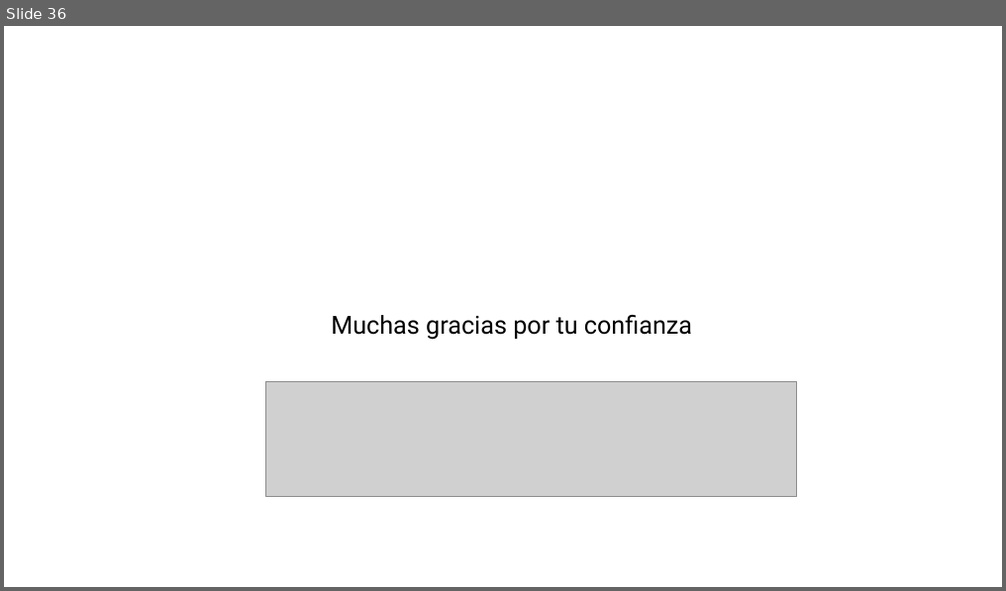
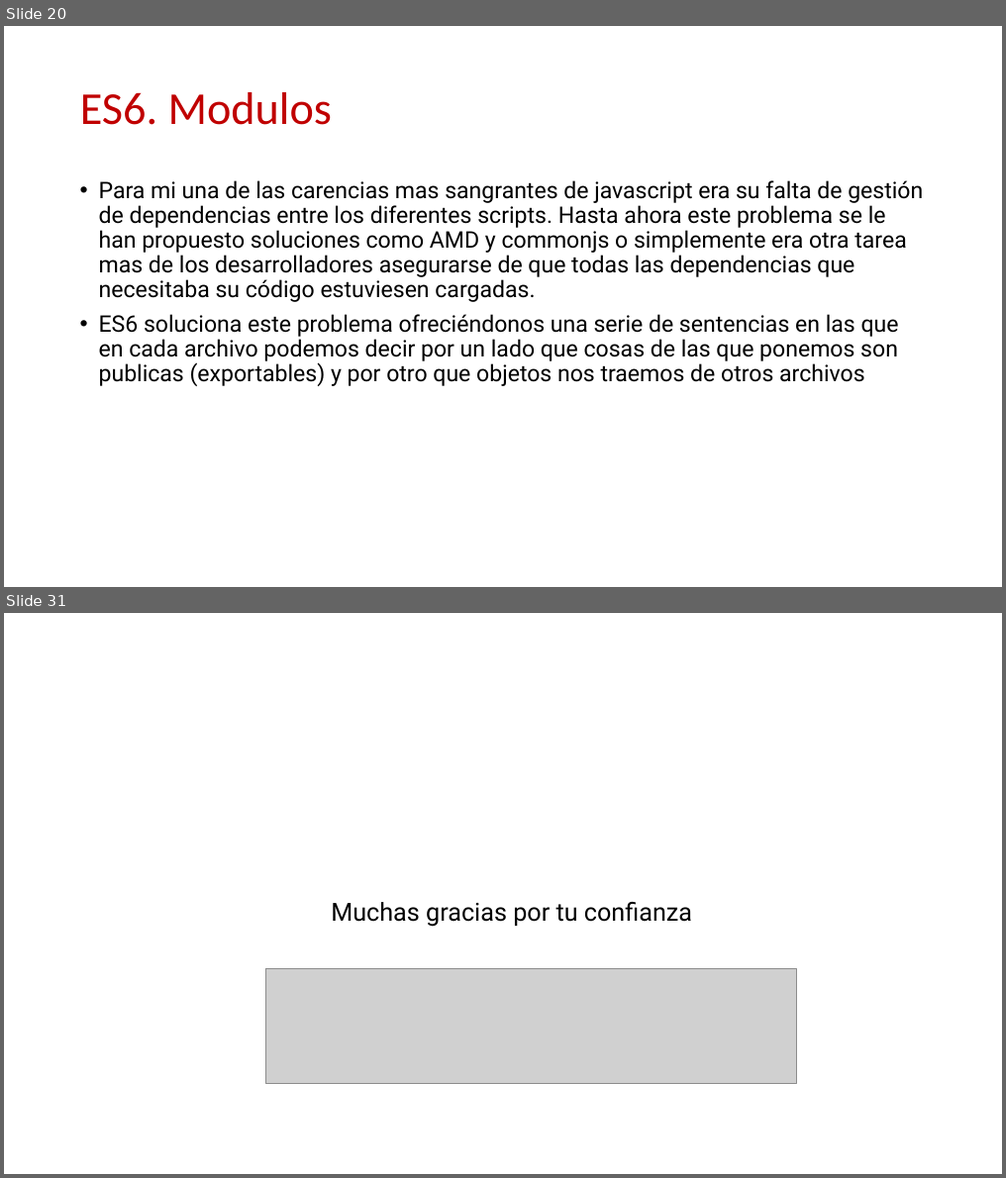
Before and after one commit to Robert-Freire/Introduction, a slide deck: resume.pptx. Shown one above the other, each under a label of ours: slide 36 before the commit, slides 20 and 31 after it; the slides between them are not shown. The pictures are 1006x591 and 1006x1178 pixels, drawn with LibreOffice and Linux fonts; fonts in the diff are those of the drawing; grey boxes stand for pictures; background and template pictures are left out. Boxes give left, top, right and bottom in pixels: in the first picture for what was removed or moved away, otherwise in the second. Text is boxed around its words. In the diff, an @@ line names an element or a change of style, - is before the commit and + after.

```diff
--- a/resume.pptx
+++ b/resume.pptx
@@ slide 20 added at [4,26,1002,587], background #FFFFFF @@
@@ title added at [80,92,332,125], 44 pt, text #C00000 @@
+ES6. Modulos
@@ text added at [99,180,923,386], 22 pt, text #000000 @@
+• Para mi una de las carencias mas sangrantes de javascript era su falta de gestión de dependencias entre los diferentes scripts. Hasta ahora este problema se le han propuesto soluciones como AMD y commonjs o simplemente era otra tarea mas de los desarrolladores asegurarse de que todas las dependencias que necesitaba su código estuviesen cargadas.
+• ES6 soluciona este problema ofreciéndonos una serie de sentencias en las que en cada archivo podemos decir por un lado que cosas de las que ponemos son publicas (exportables) y por otro que objetos nos traemos de otros archivos
@@ what was slide 36 is now slide 31 @@
```
Also in this commit, not shown: 5 slides changed, 18 other slides added, 24 slides removed, 3 other files.
